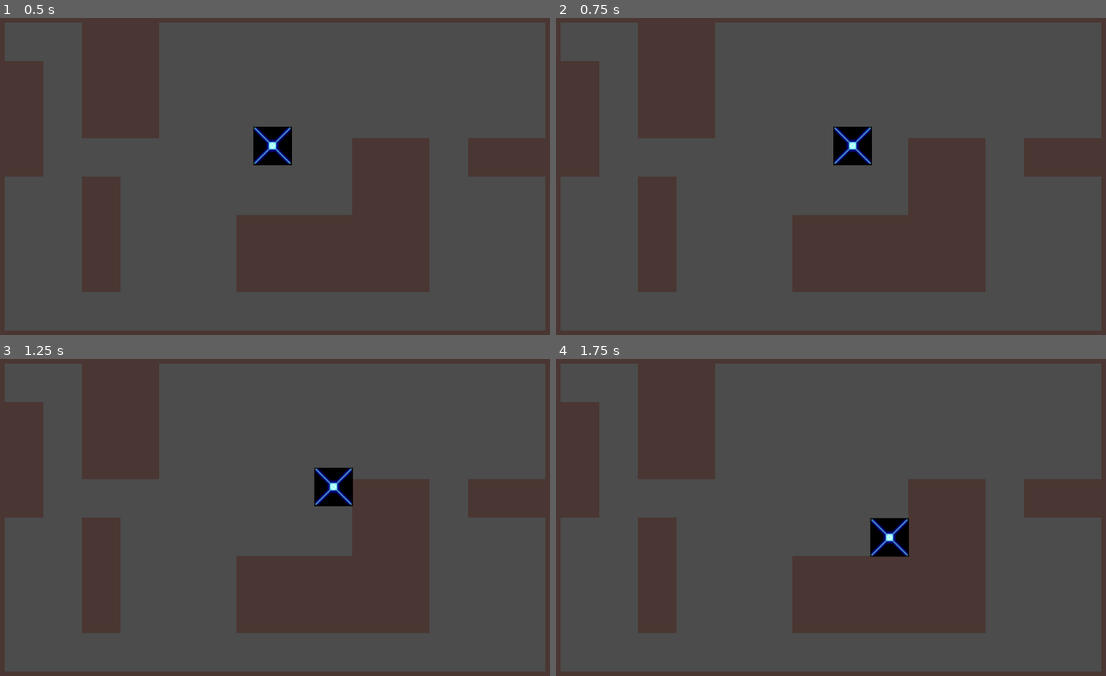
Above: before the commit, frames 1-4 (two rows, left to right).
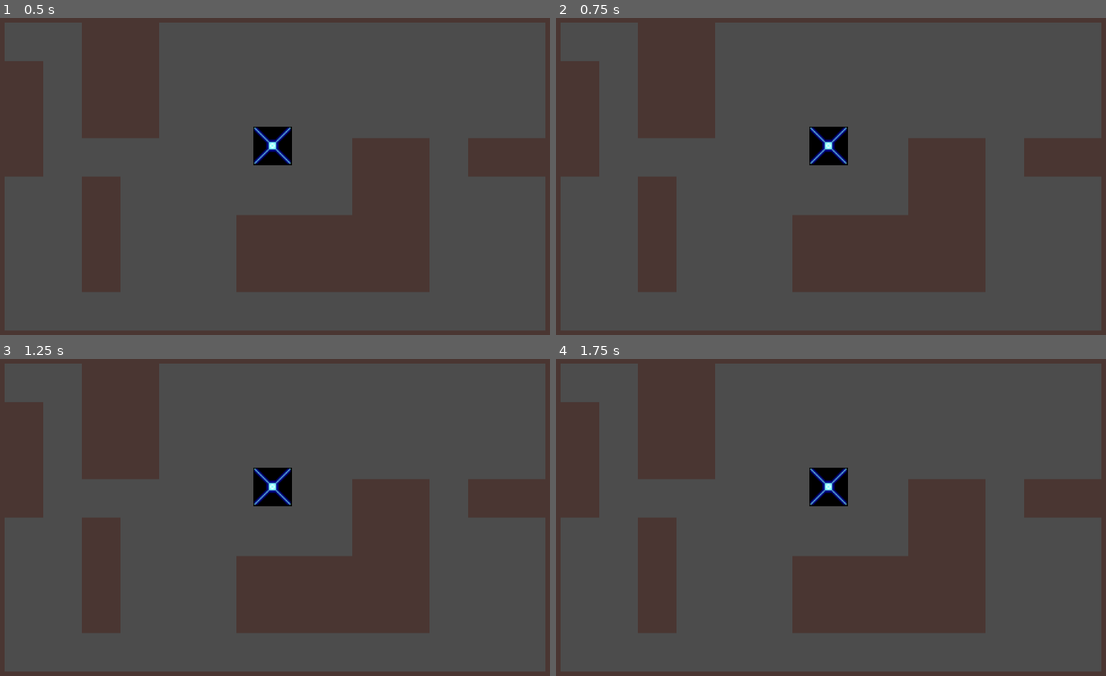
Above: after the commit, the same moments.

Repository: ben-gillott/grav-game
Game: Godot game, scene res://tilemapScene.tscn
Same seed, same stepped clock (60 frames per second), same inputs: the game is played once before the commit and once after it.
Inputs:
- Up to frame 1 (0.5 s): no input
- Up to frame 2 (0.75 s): tap Enter (ui_accept) at 0.5 s; hold D (right, bound only before the commit) from 0.53 s (still down); hold Enter (ui_accept) from 0.53 s (still down)
- Up to frame 3 (1.25 s): keep holding D (right, bound only before the commit); keep holding Enter (ui_accept)
- Up to frame 4 (1.75 s): release D (right, bound only before the commit) at 1.28 s; release Enter (ui_accept) at 1.28 s; hold S (down, bound only before the commit) from 1.28 s (still down); tap Enter (ui_accept) at 1.35, 1.52 s

Frame 1 is identical in both runs. In frame 2, 1.2% of the frame differs, in the area x 46-58%, y 34-47%; in frame 3, 1.7%, in the area x 46-65%, y 34-47%; in frame 4, 1.7%.

Commit message:
Remade in Godot (I love godot)
movement up kinda

Diff:
--- a/godot_grav/PlayerMovementController.gd
+++ /dev/null
@@ -1,23 +0,0 @@
-extends KinematicBody2D
-
-export (int) var speed = 200
-
-var velocity = Vector2()
-
-func get_input():
-	velocity = Vector2()
-	if Input.is_action_pressed("right"):
-		velocity.x += 1
-	if Input.is_action_pressed("left"):
-		velocity.x -= 1
-	if Input.is_action_pressed("down"):
-		velocity.y += 1
-	if Input.is_action_pressed("up"):
-		velocity.y -= 1
-	velocity = velocity.normalized() * speed
-
-
-
-func _physics_process(delta):
-	get_input()
-	velocity = move_and_slide(velocity)
--- /dev/null
+++ b/godot_grav/playerScene.tscn
@@ -0,0 +1,20 @@
+[gd_scene load_steps=4 format=2]
+
+[ext_resource path="res://Art/player.png" type="Texture" id=1]
+[ext_resource path="res://scripts/PlayerMovementController.gd" type="Script" id=2]
+
+[sub_resource type="RectangleShape2D" id=1]
+extents = Vector2( 32, 32 )
+
+[node name="KinematicBody2D" type="KinematicBody2D"]
+position = Vector2( 507.781, 268.722 )
+collision/safe_margin = 0.001
+script = ExtResource( 2 )
+
+[node name="Sprite" type="Sprite" parent="."]
+scale = Vector2( 2, 2 )
+texture = ExtResource( 1 )
+
+[node name="CollisionShape2D" type="CollisionShape2D" parent="."]
+shape = SubResource( 1 )
+one_way_collision_margin = 0.0
--- a/godot_grav/project.godot
+++ b/godot_grav/project.godot
@@ -22,36 +22,6 @@
 , Object(InputEventKey,"resource_local_to_scene":false,"resource_name":"","device":0,"alt":false,"shift":false,"control":false,"meta":false,"command":false,"pressed":false,"scancode":16777222,"unicode":0,"echo":false,"script":null)
 , Object(InputEventKey,"resource_local_to_scene":false,"resource_name":"","device":0,"alt":false,"shift":false,"control":false,"meta":false,"command":false,"pressed":false,"scancode":32,"unicode":0,"echo":false,"script":null)
 , Object(InputEventJoypadButton,"resource_local_to_scene":false,"resource_name":"","device":0,"button_index":0,"pressure":0.0,"pressed":false,"script":null)
- ]
-}
-left={
-"deadzone": 0.5,
-"events": [ Object(InputEventKey,"resource_local_to_scene":false,"resource_name":"","device":0,"alt":false,"shift":false,"control":false,"meta":false,"command":false,"pressed":false,"scancode":65,"unicode":0,"echo":false,"script":null)
-, Object(InputEventKey,"resource_local_to_scene":false,"resource_name":"","device":0,"alt":false,"shift":false,"control":false,"meta":false,"command":false,"pressed":false,"scancode":16777231,"unicode":0,"echo":false,"script":null)
- ]
-}
-right={
-"deadzone": 0.5,
-"events": [ Object(InputEventKey,"resource_local_to_scene":false,"resource_name":"","device":0,"alt":false,"shift":false,"control":false,"meta":false,"command":false,"pressed":false,"scancode":68,"unicode":0,"echo":false,"script":null)
-, Object(InputEventKey,"resource_local_to_scene":false,"resource_name":"","device":0,"alt":false,"shift":false,"control":false,"meta":false,"command":false,"pressed":false,"scancode":16777233,"unicode":0,"echo":false,"script":null)
- ]
-}
-up={
-"deadzone": 0.5,
-"events": [ Object(InputEventKey,"resource_local_to_scene":false,"resource_name":"","device":0,"alt":false,"shift":false,"control":false,"meta":false,"command":false,"pressed":false,"scancode":87,"unicode":0,"echo":false,"script":null)
-, Object(InputEventKey,"resource_local_to_scene":false,"resource_name":"","device":0,"alt":false,"shift":false,"control":false,"meta":false,"command":false,"pressed":false,"scancode":16777232,"unicode":0,"echo":false,"script":null)
- ]
-}
-down={
-"deadzone": 0.5,
-"events": [ Object(InputEventKey,"resource_local_to_scene":false,"resource_name":"","device":0,"alt":false,"shift":false,"control":false,"meta":false,"command":false,"pressed":false,"scancode":83,"unicode":0,"echo":false,"script":null)
-, Object(InputEventKey,"resource_local_to_scene":false,"resource_name":"","device":0,"alt":false,"shift":false,"control":false,"meta":false,"command":false,"pressed":false,"scancode":16777234,"unicode":0,"echo":false,"script":null)
- ]
-}
-interact={
-"deadzone": 0.5,
-"events": [ Object(InputEventKey,"resource_local_to_scene":false,"resource_name":"","device":0,"alt":false,"shift":false,"control":false,"meta":false,"command":false,"pressed":false,"scancode":16777221,"unicode":0,"echo":false,"script":null)
-, Object(InputEventKey,"resource_local_to_scene":false,"resource_name":"","device":0,"alt":false,"shift":false,"control":false,"meta":false,"command":false,"pressed":false,"scancode":32,"unicode":0,"echo":false,"script":null)
 , Object(InputEventMouseButton,"resource_local_to_scene":false,"resource_name":"","device":0,"alt":false,"shift":false, …(202 unchanged characters)…
  ]
 }
@@ -65,4 +35,3 @@
 quality/driver/driver_name="GLES2"
 vram_compression/import_etc=true
 vram_compression/import_etc2=false
-environment/default_environment="res://default_env.tres"
--- /dev/null
+++ b/godot_grav/scripts/PlayerMovementController.gd
@@ -0,0 +1,40 @@
+extends KinematicBody2D
+
+export (int) var speed = 200
+
+const GRAVITY = 10 #in px
+var velocity = Vector2()
+
+var direction = Vector2.ZERO
+
+func _input(event):
+	#Movement
+	if event.is_action_pressed("ui_left"):
+		movePlayer(Vector2(-1,0))
+	elif event.is_action_pressed("ui_right"):
+		movePlayer(Vector2(1,0))
+	elif event.is_action_pressed("ui_up"):
+		movePlayer(Vector2(0,-1))
+	elif event.is_action_pressed("ui_down"):
+		movePlayer(Vector2(0,1))
+
+	#Interaction
+	if event.is_action_pressed("ui_accept"):
+		pass #TODO: Interact
+
+func movePlayer(inputDirection):
+	#Grounded -> Can jump
+
+	direction = inputDirection
+
+func _physics_process(delta):
+
+	#TODO: rethink this
+	#only allows velocity in one cardinal direction at a time
+	if velocity.normalized() != direction:
+		velocity = Vector2.ZERO
+
+	print(str(velocity))
+
+	velocity += direction * GRAVITY
+	velocity = move_and_slide(velocity)
--- a/godot_grav/tilemapScene.tscn
+++ b/godot_grav/tilemapScene.tscn
@@ -1,8 +1,7 @@
-[gd_scene load_steps=9 format=2]
+[gd_scene load_steps=7 format=2]
 
 [ext_resource path="res://Art/kenny_tilesheet.png" type="Texture" id=1]
-[ext_resource path="res://Art/player.png" type="Texture" id=2]
-[ext_resource path="res://PlayerMovementController.gd" type="Script" id=3]
+[ext_resource path="res://playerScene.tscn" type="PackedScene" id=2]
 
 [sub_resource type="ConvexPolygonShape2D" id=1]
 points = PoolVector2Array( 0, 0, 64, 0, 64, 64, 0, 64 )
@@ -78,9 +77,6 @@
 } ]
 2/z_index = 0
 
-[sub_resource type="RectangleShape2D" id=5]
-extents = Vector2( 31, 31 )
-
 [node name="Node2D" type="Node2D"]
 
 [node name="TileMap" type="TileMap" parent="."]
@@ -91,15 +87,4 @@
 "_edit_lock_": true
 }
 
-[node name="KinematicBody2D" type="KinematicBody2D" parent="."]
-position = Vector2( 507.781, 268.722 )
-collision/safe_margin = 0.001
-script = ExtResource( 3 )
-
-[node name="Sprite" type="Sprite" parent="KinematicBody2D"]
-scale = Vector2( 2, 2 )
-texture = ExtResource( 2 )
-
-[node name="CollisionShape2D" type="CollisionShape2D" parent="KinematicBody2D"]
-visible = false
-shape = SubResource( 5 )
+[node name="KinematicBody2D" parent="." instance=ExtResource( 2 )]
